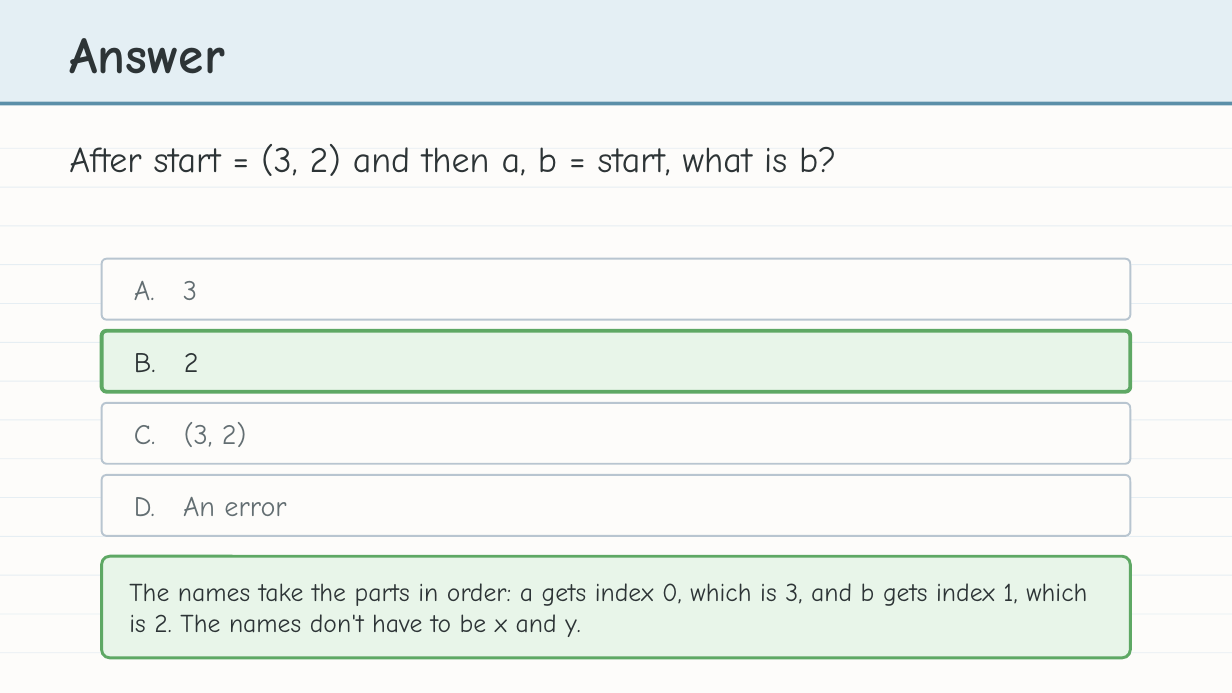
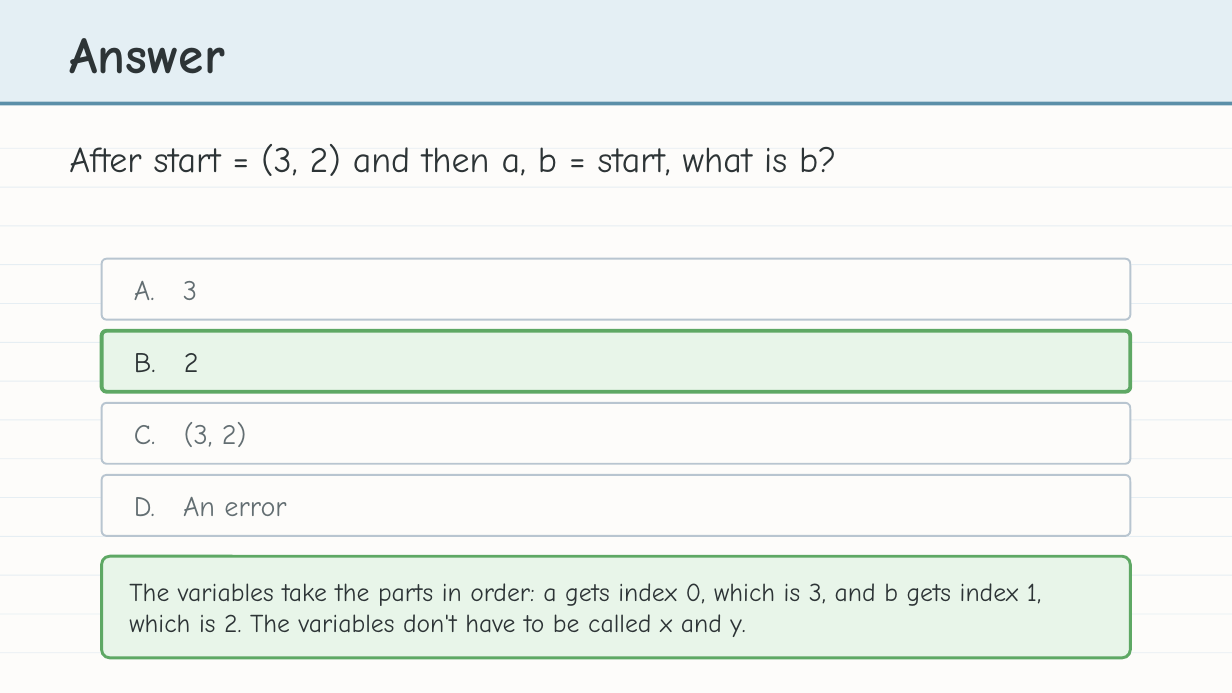
Before and after one commit to bradamiller/LearningPython, a slide deck: slide 10 of static/slides/module-04-manhattan/module-4-lesson-02-tuples.pptx. Drawn at 1232x693 pixels with LibreOffice and Linux fonts; fonts in the diff are those of the drawing. Boxes give left, top, right and bottom in pixels: in the first picture for what was removed or moved away, otherwise in the second. Text is boxed around its words. In the diff, an @@ line names an element or a change of style, - is before the commit and + after.

```diff
--- a/static/slides/module-04-manhattan/module-4-lesson-02-tuples.pptx
+++ b/static/slides/module-04-manhattan/module-4-lesson-02-tuples.pptx
@@ text at <box>129,583,1041,637</box>: text changed @@
-The names take the parts in order: a gets index 0, which is 3, and b gets index 1, which is 2. The names don't have to be x and y.
+The variables take the parts in order: a gets index 0, which is 3, and b gets index 1, which is 2. The variables don't have to be called x and y.
```
Also in this commit, not shown: 3 other slides changed, 8 other files.
